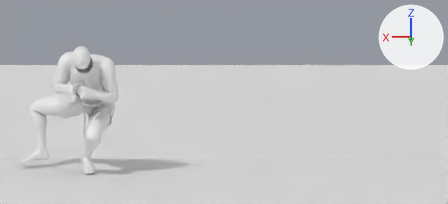
A saved change to the Blender file anim-src/_preview_RollRight.blend.
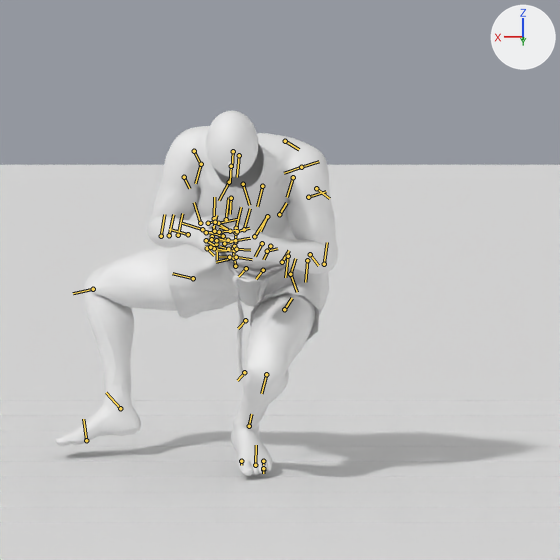
There are two pictures of each version: one from the file's camera 'CamWide', one close up on the part from 0% to 44% of the width and 3% to 100% of the height. Lighting does not change. The marker at upper right points along +X, +Y and +Z. The older version's two pictures come first. Both versions are drawn at frame 18 of the action 'StepDodgeRollRight'; the numbers are the values there. The bones that change, and the others that lie on the model, are drawn over the model as lines in the close-ups.

Objects in the first close-up: 'Cube.013', 'Cube.016', 'Cube.026', 'Floor', 'HIMBO - Body HP', 'HIMBO - Boxers', 'HIMBO - Feet', 'HIMBO - Hands', 'PreviewHead' and 11 more.
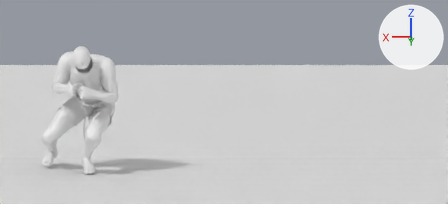
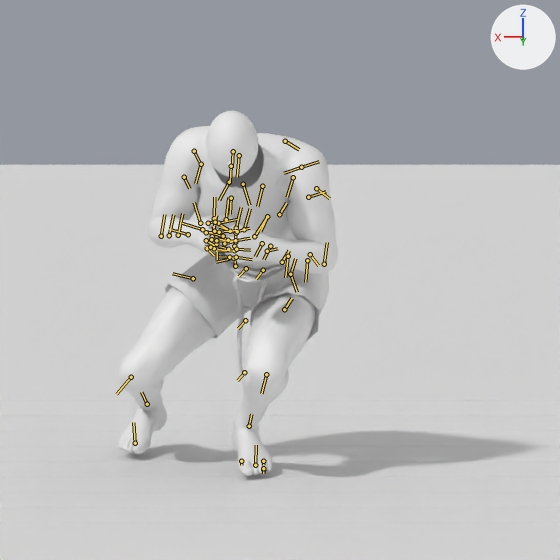
Changed parts and their boxes (x1, y1, x2, y2) in the close-ups (560 x 560 px):
'HIMBO - Body HP', posed (13% narrower)
    before: (84, 126, 338, 423)
    after: (118, 126, 338, 423)
'HIMBO - Boxers', posed
    before: (167, 244, 329, 382)
    after: (165, 245, 329, 382)
'HIMBO - Feet', posed
    before: (55, 383, 272, 476)
    after: (118, 392, 272, 476)
bone 'NPC R Thigh [RThg]', root to tip
    before: (235, 266) to (232, 244)
    after: (235, 266) to (234, 259)
bone 'NPC R Calf [RClf]', root to tip
    before: (93, 289) to (73, 293)
    after: (131, 377) to (116, 394)
bone 'NPC R Foot [Rft ]', root to tip
    before: (120, 408) to (106, 392)
    after: (147, 404) to (141, 392)

What the commit changed:
Bone 'NPC R Thigh [RThg]' (bone_npc_r_thigh__rthg) turns from (-65, 20, 94) to (-52, -21, 12) degrees about its own x, y and z.
Bone 'NPC R Calf [RClf]' (bone_npc_r_calf__rclf) turns from (86, 0, 0) to (91, 0, 0) degrees about its own x, y and z.
Bone 'NPC R Foot [Rft ]' (bone_npc_r_foot__rft) turns from (-6, 30, -35) to (-45, 42, -17) degrees about its own x, y and z.
